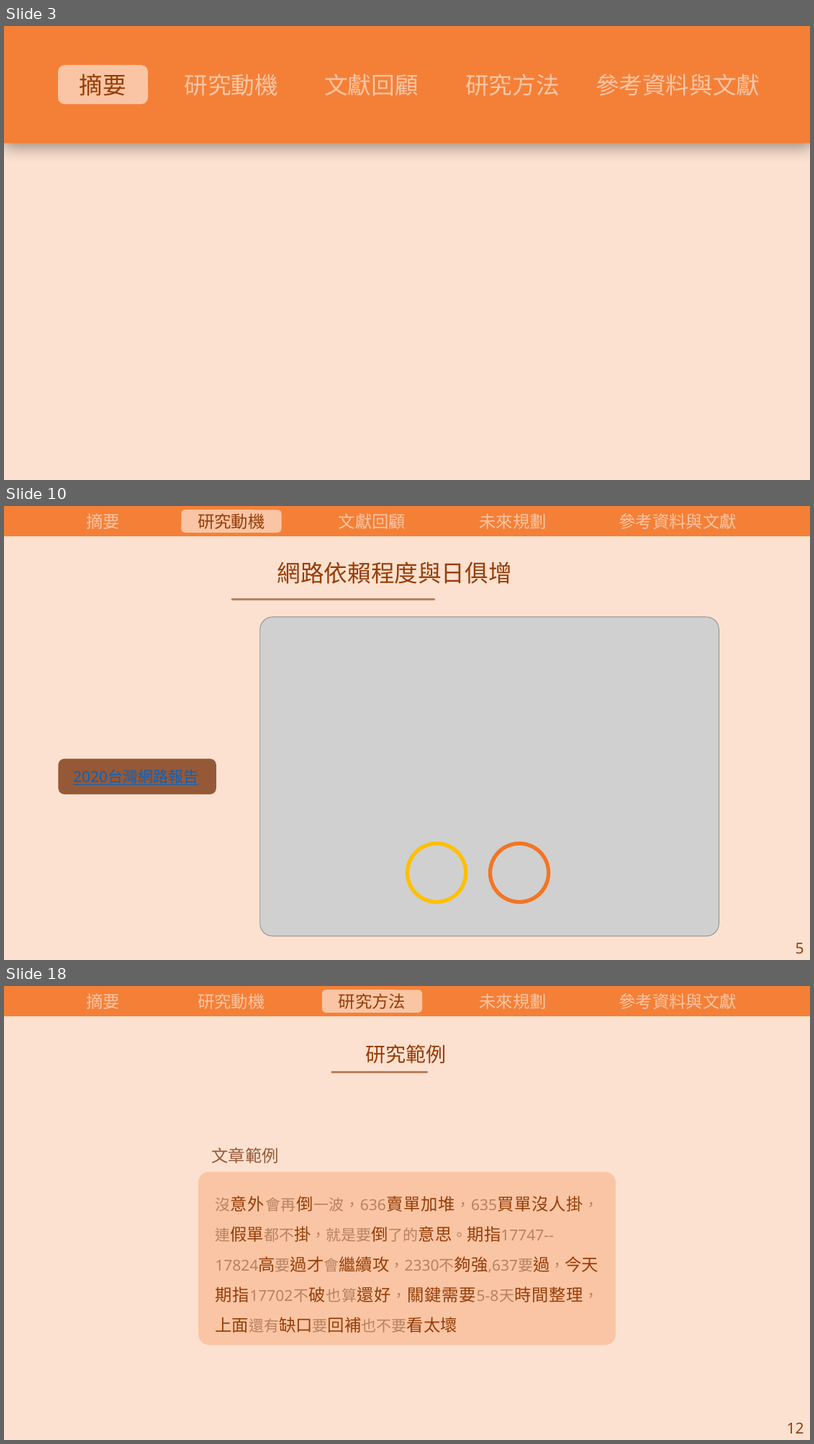
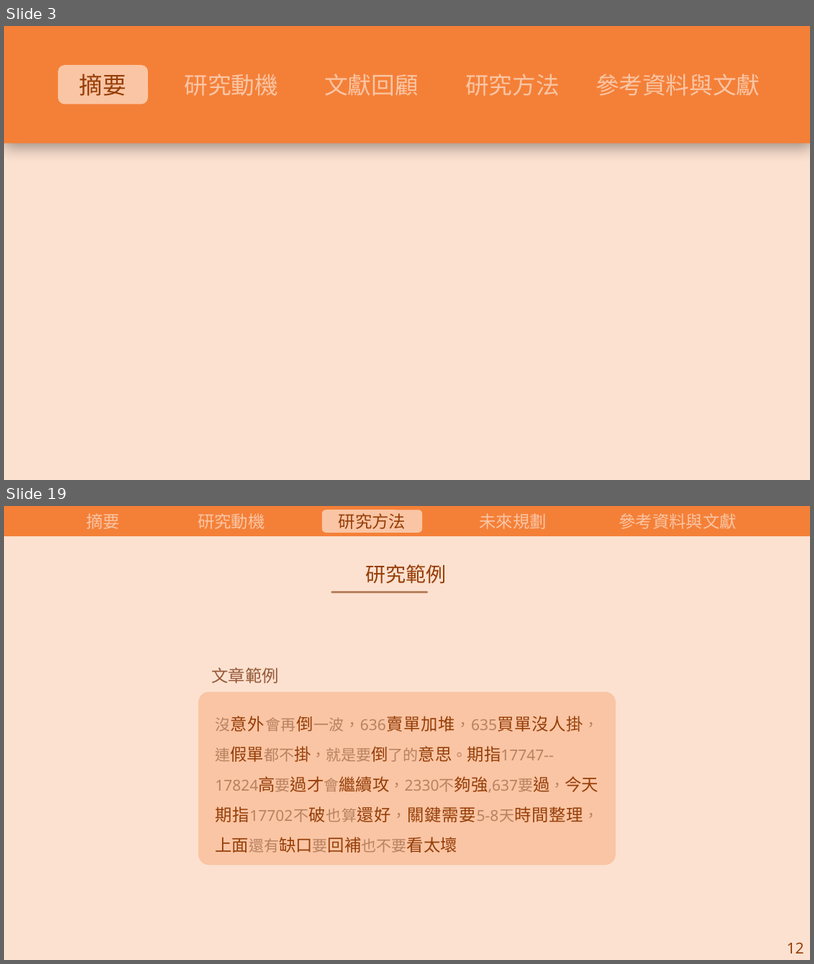
Before and after one commit to carina419/NTUST, a slide deck: 112-2/MI6006701 研究方法/研究方法期末報告.pptx. Shown one above the other, each under a label of ours: slides 3, 10 and 18 before the commit, slides 3 and 19 after it; the slides between them are not shown. The pictures are 814x1444 and 814x964 pixels, drawn with LibreOffice and Linux fonts; fonts in the diff are those of the drawing; grey boxes stand for pictures. Boxes give left, top, right and bottom in pixels: in the first picture for what was removed or moved away, otherwise in the second. Text is boxed around its words. In the diff, an @@ line names an element or a change of style, - is before the commit and + after.

```diff
--- a/112-2/MI6006701 研究方法/研究方法期末報告.pptx
+++ b/112-2/MI6006701 研究方法/研究方法期末報告.pptx
@@ slide 10 removed at <box>4,506,810,960</box>, background #FFFFFF @@
@@ rectangle removed at <box>4,506,810,960</box> @@
@@ rectangle removed at <box>4,506,810,536</box> @@
@@ text removed at <box>86,513,120,529</box> @@
-摘要
@@ rounded rectangle removed at <box>181,510,282,533</box> @@
@@ text removed at <box>198,513,265,529</box> @@
-研究動機
@@ text removed at <box>339,513,406,529</box> @@
-文獻回顧
@@ text removed at <box>479,513,546,529</box> @@
-未來規劃
@@ text removed at <box>619,513,737,529</box> @@
-參考資料與文獻
@@ text removed at <box>278,561,512,584</box> @@
-網路依賴程度與日俱增
@@ line removed from (435, 599) to (232, 599) @@
@@ picture removed at <box>260,617,720,936</box> @@
@@ rounded rectangle removed at <box>59,759,216,795</box> @@
@@ text removed at <box>73,769,198,785</box> @@
-2020台灣網路報告
@@ ellipse removed at <box>407,843,466,901</box> @@
@@ ellipse removed at <box>491,843,549,901</box> @@
@@ text removed at <box>796,942,805,953</box> @@
-5
@@ what was slide 18 is now slide 19 @@
```
Also in this commit, not shown: 13 slides changed, 3 slides added, 1 other slide removed, 2 other files.
